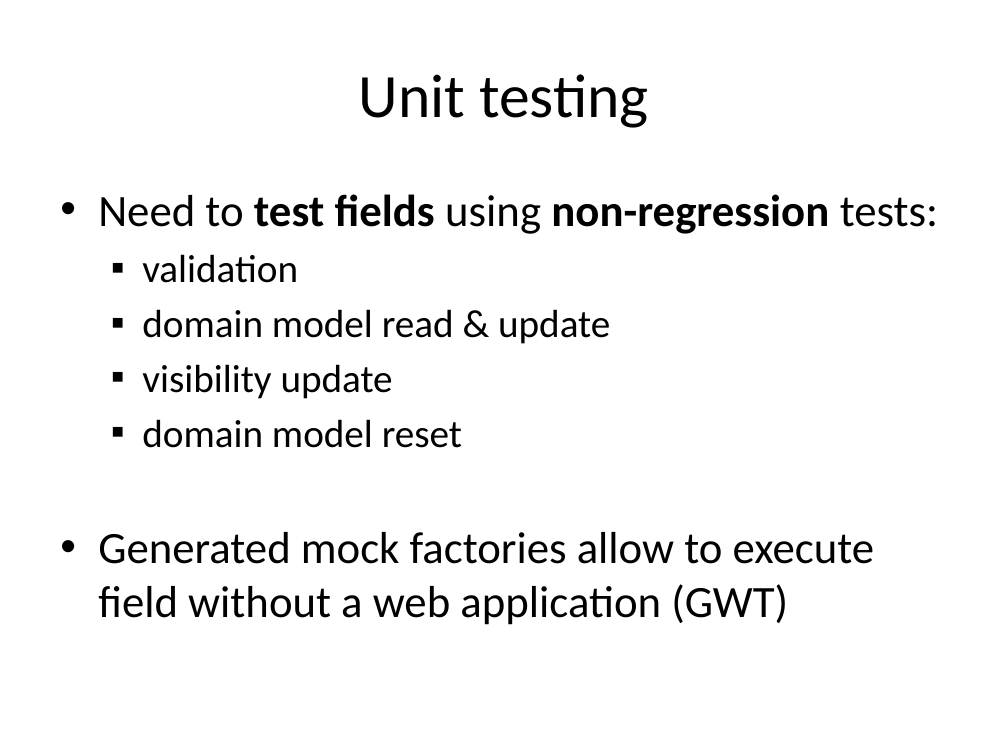
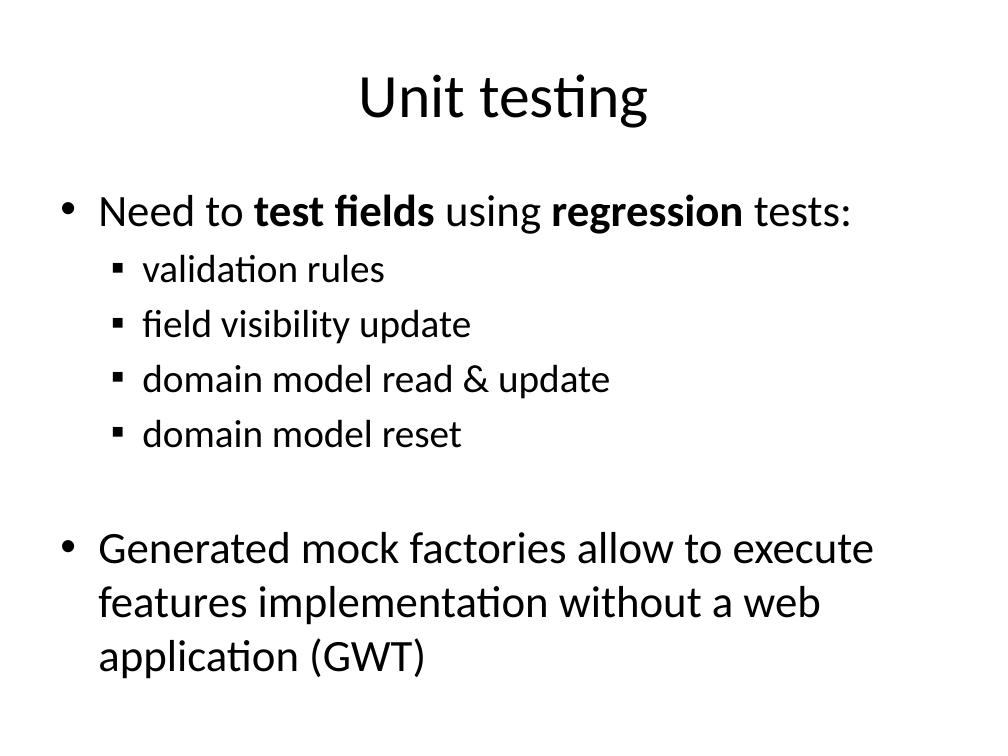
Before and after one commit to lesfurets/mdl4ui, a slide deck: slide 44 of mdl4ui-docs/mdl4ui_cg2013.pptx. Drawn at 1008x756 pixels with LibreOffice and Linux fonts; fonts in the diff are those of the drawing. Boxes give left, top, right and bottom in pixels: in the first picture for what was removed or moved away, otherwise in the second. Text is boxed around its words. In the diff, an @@ line names an element or a change of style, - is before the commit and + after.

Commit message:
integrate feedbacks (testing slides)

```diff
--- a/mdl4ui-docs/mdl4ui_cg2013.pptx
+++ b/mdl4ui-docs/mdl4ui_cg2013.pptx
@@ text at bbox=[98, 194, 852, 344]: text changed @@
-• Need to test fields using non-regression tests:
-  ▪ validation
+• Need to test fields using regression tests:
+  ▪ validation rules
+  ▪ field visibility update
@@ text at bbox=[142, 364, 393, 399]: paragraph removed @@
-  ▪ visibility update
@@ text at bbox=[98, 532, 874, 679]: text changed @@
-• Generated mock factories allow to execute field without a web application (GWT)
+• Generated mock factories allow to execute features implementation without a web application (GWT)
```
Also in this commit, not shown: 3 other slides changed.
